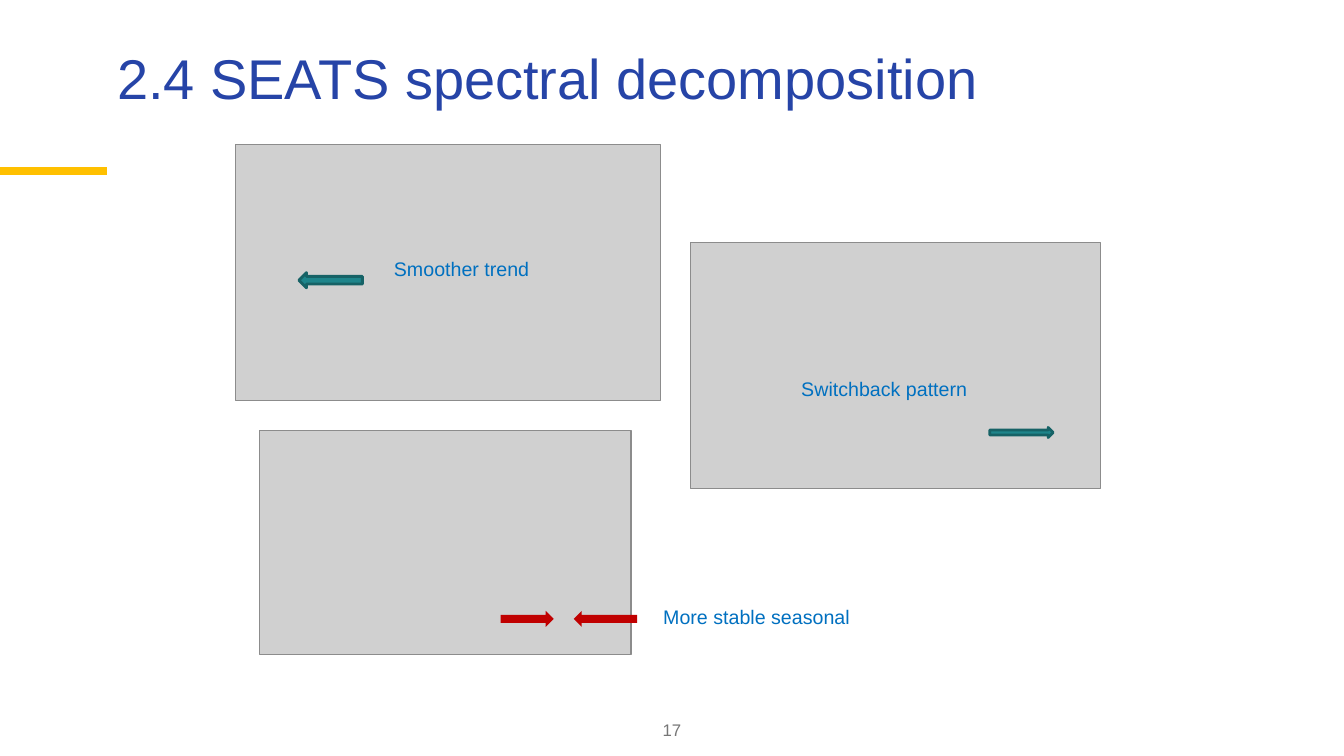
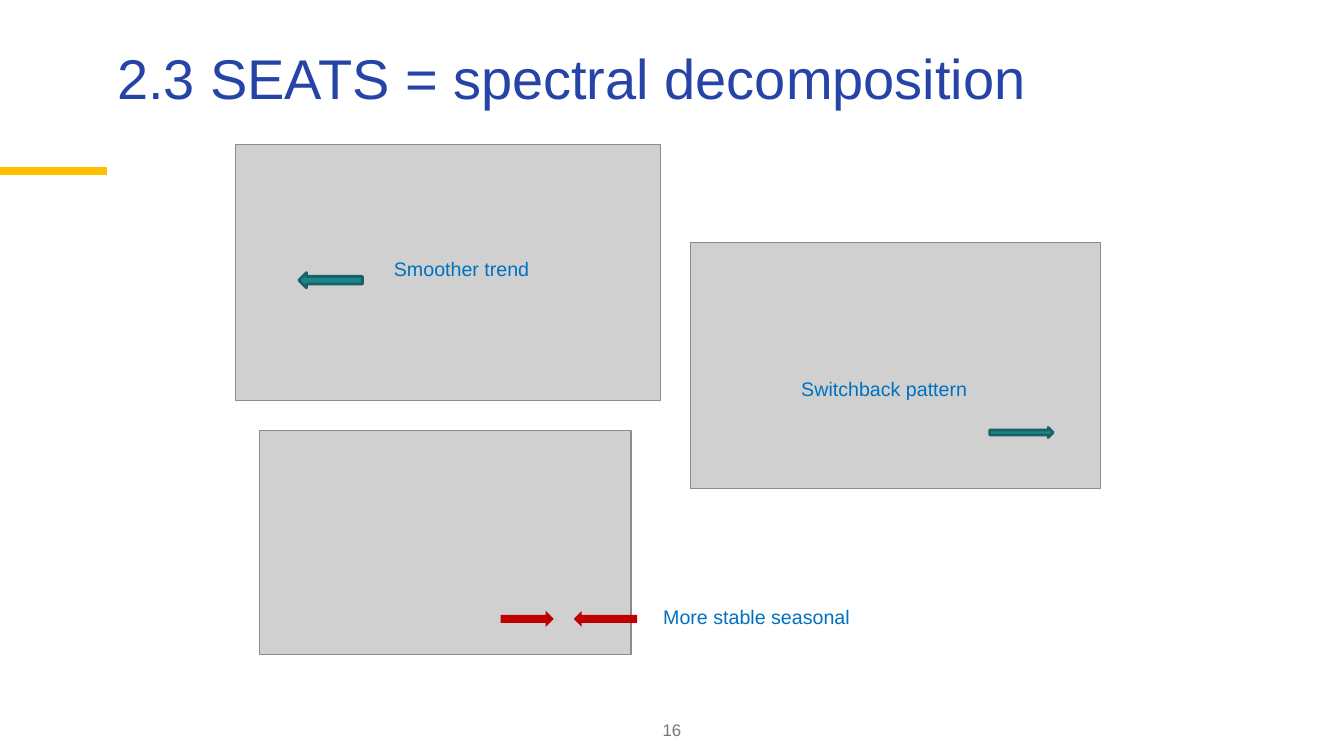
Before and after one commit to palatej/ESTP2026, a slide deck: slide 16 of 3.2 SEATS.pptx (slide 17 before the commit). Drawn at 1344x756 pixels with LibreOffice and Linux fonts; fonts in the diff are those of the drawing; grey boxes stand for pictures; background and template pictures are left out. Boxes give left, top, right and bottom in pixels: in the first picture for what was removed or moved away, otherwise in the second. Text is boxed around its words. In the diff, an @@ line names an element or a change of style, - is before the commit and + after.

Commit message:
Corrections (seats)

```diff
--- a/3.2 SEATS.pptx
+++ b/3.2 SEATS.pptx
@@ title at <box>117,58,1026,108</box>: text changed @@
-2.4 SEATS spectral decomposition
+2.3 SEATS = spectral decomposition
@@ page number at <box>663,724,682,736</box>: text changed @@
-17
+16
```
Also in this commit, not shown: 9 other slides changed, 1 slide added, 6 slides removed, 3 other files.
